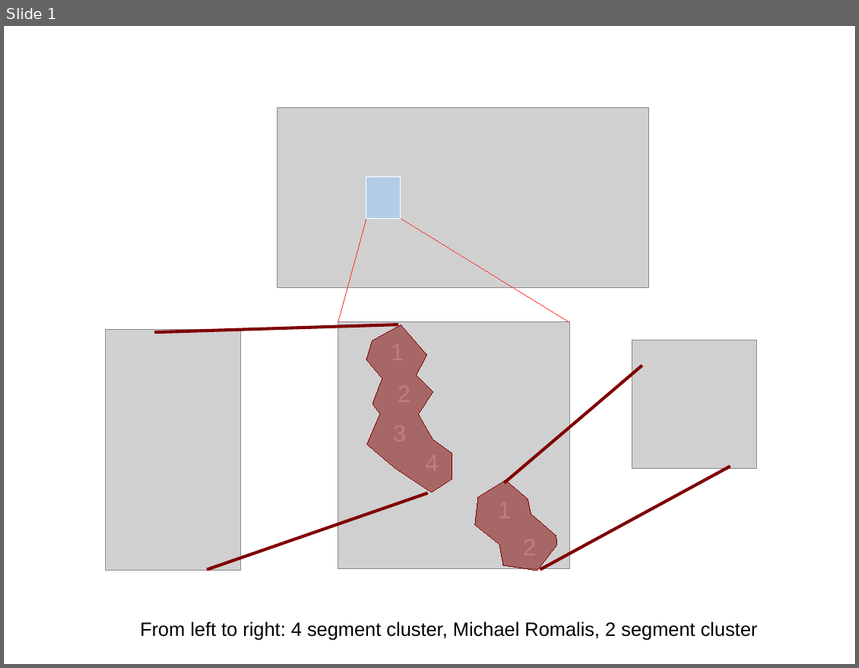
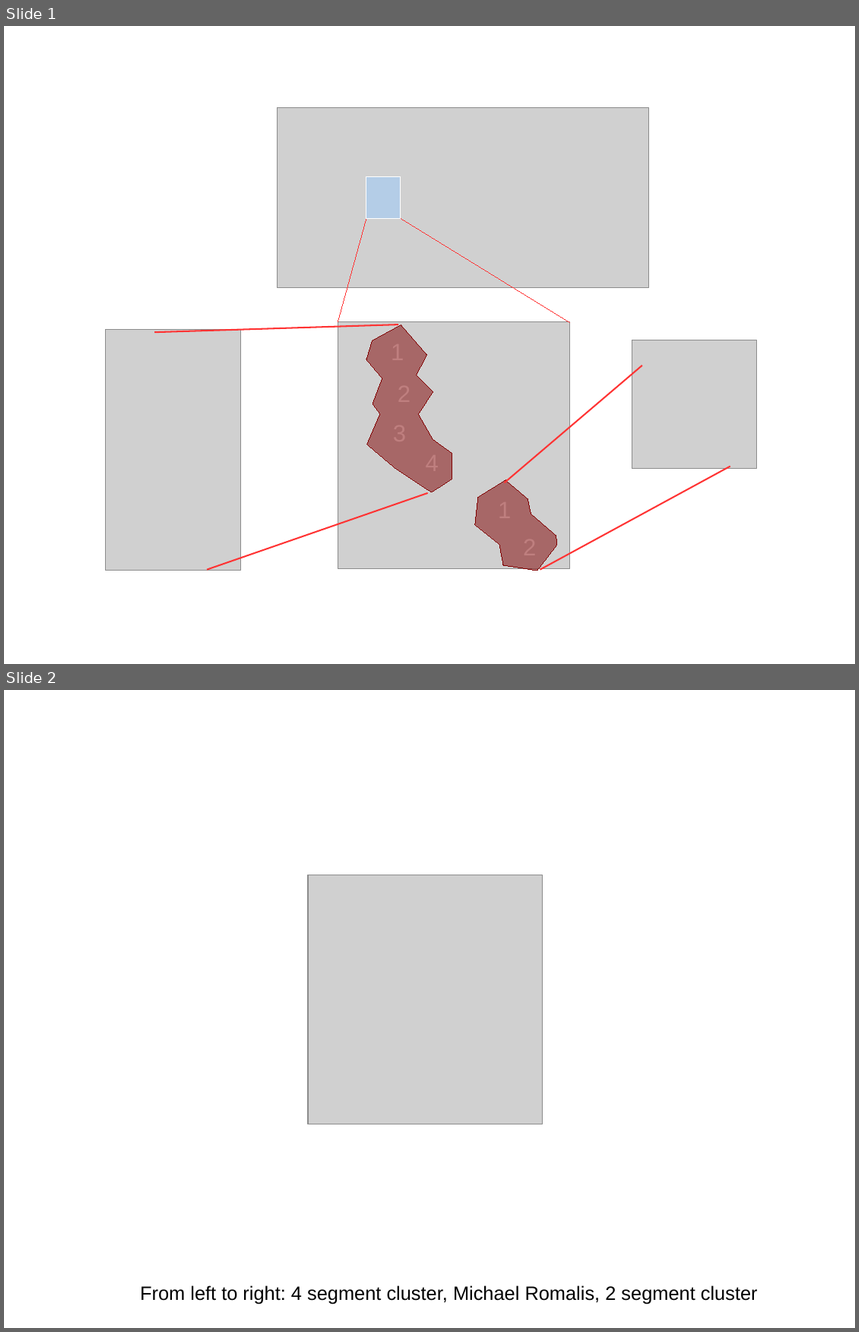
Before and after one commit to mgelbart/encircle-revived, a slide deck: segmentation/documents/fig1.odp. Shown one above the other, each under a label of ours: slide 1 before the commit, slides 1 and 2 after it. The pictures are 859x668 and 859x1332 pixels, drawn with LibreOffice and Linux fonts; fonts in the diff are those of the drawing; grey boxes stand for pictures. Boxes give left, top, right and bottom in pixels: in the first picture for what was removed or moved away, otherwise in the second. Text is boxed around its words. In the diff, an @@ line names an element or a change of style, - is before the commit and + after.

```diff
--- a/segmentation/documents/fig1.odp
+++ b/segmentation/documents/fig1.odp
@@ slide 2 added at (4, 690, 855, 1328), background #FFFFFF @@
@@ picture added at (308, 875, 543, 1124) @@
@@ text added at (140, 1286, 758, 1304), 18 pt, text #000000 @@
+From left to right: 4 segment cluster, Michael Romalis, 2 segment cluster
@@ slide 1 changed as well @@
@@ line (154, 332) - (398, 325): stroke #800000 2.89 pt to #FF3333 1.45 pt @@
@@ line (505, 484) - (643, 366): stroke #800000 2.89 pt to #FF3333 1.45 pt @@
@@ line (540, 569) - (731, 466): stroke #800000 2.89 pt to #FF3333 1.45 pt @@
@@ line (207, 569) - (428, 493): stroke #800000 2.89 pt to #FF3333 1.45 pt @@
@@ text removed at (140, 622, 758, 641) @@
-From left to right: 4 segment cluster, Michael Romalis, 2 segment cluster
```
Also in this commit, not shown: 1 slide removed, 5 other files.
